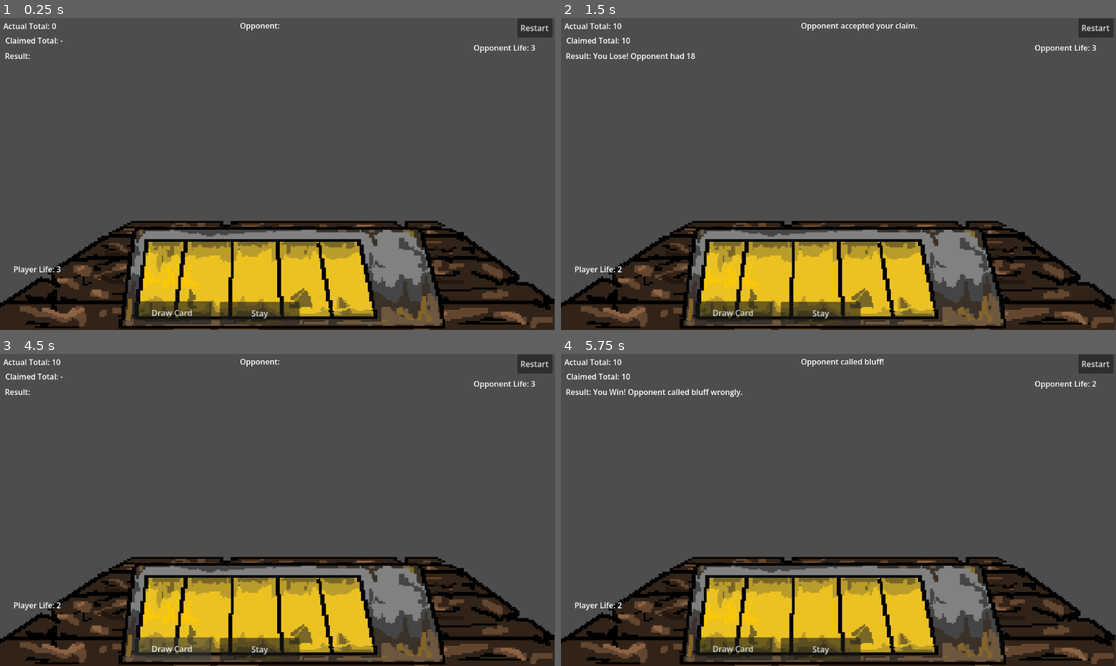
Above: before the commit, frames 1-4 (two rows, left to right).
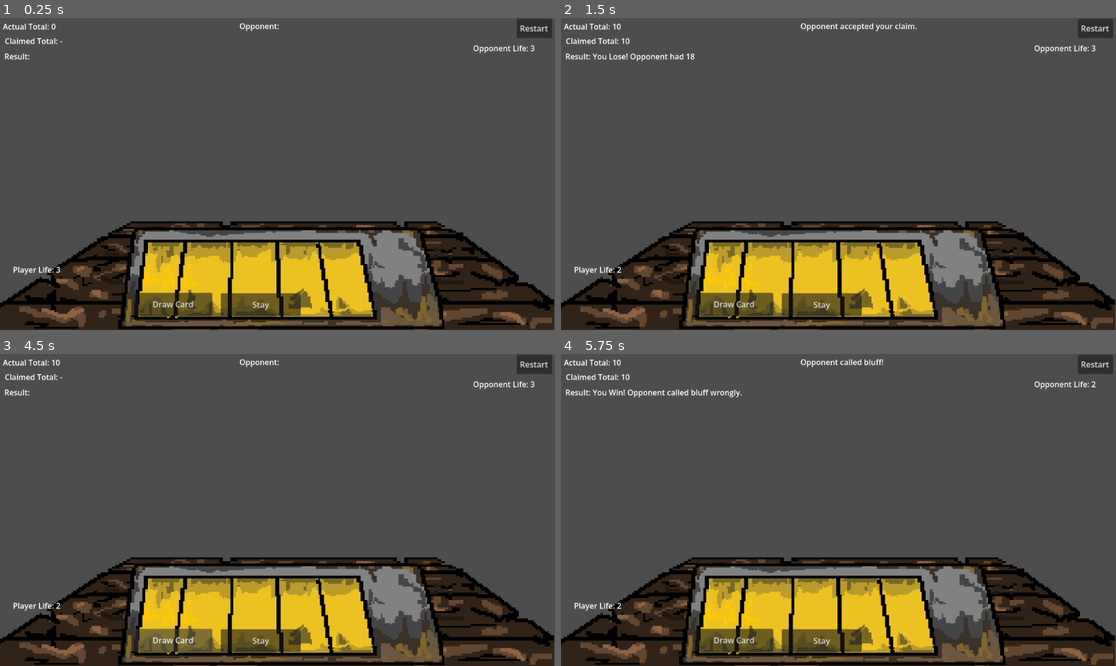
Above: after the commit, the same moments.

Repository: Yatagarasu163/BluffJack
Game: Godot game, scene res://Main.tscn
Same seed, same stepped clock (60 frames per second), same inputs: the game is played once before the commit and once after it.
Inputs:
- Up to frame 1 (0.25 s): no input
- Up to frame 2 (1.5 s): click "Draw Card" at 0.5 s; click "Stay" at 1.25 s
- Up to frame 3 (4.5 s): click "Restart" at 2 s; click "Restart" at 2.75 s; click "Restart" at 3.5 s; click "Draw Card" at 4.25 s
- Up to frame 4 (5.75 s): click "Stay" at 5 s

The runs differ from the first frame. In frame 1, 5.3% of the frame differs, in the area x 0-100%, y 0-100%; in frame 2, 5.6%; in frame 3, 5.4%; in frame 4, 5.7%.

Commit message:
Special Cursor Added

Diff:
--- /dev/null
+++ b/bluff-jack/Assets/Scripts/CustomCursor.gd
@@ -0,0 +1,4 @@
+extends Node2D
+
+func _process(_delta):
+	position = get_global_mouse_position()
--- a/bluff-jack/Assets/Scripts/PlayerControl.gd
+++ b/bluff-jack/Assets/Scripts/PlayerControl.gd
@@ -1,4 +1,11 @@
 extends Node2D
+
+#Scren Shake Values
+@export var shake_strength_min: float = 2.0
+@export var shake_strength_max: float = 6.0
+@export var shake_count: int = 4
+@export var shake_speed: float = 0.03
+@export var return_speed: float = 0.05
 
 #Life Counter
 var player_life = 3
@@ -16,10 +23,7 @@
 
 # starting the game
 func _ready():
-	#print(player_life_label);
-	print("I am: ", self);
-	print("My children: ", get_children());
-	print("Looking for: ", get_node_or_null("PlayerLifeLabel"));
+	Input.set_mouse_mode(Input.MOUSE_MODE_HIDDEN)
 	randomize()
 	start_match()
 
@@ -57,6 +61,8 @@
 	draw_cards();
 	actual_total = calculate_total();
 
+	screen_shake()
+
 	$ActualTotalLabel.text = "Actual Total: " + str(calculate_total());
 
 func draw_cards() -> void:
@@ -93,6 +99,7 @@
 	to_phase_2();
 	if game_over:
 		return
+	screen_shake()
 
 	claimed_total = actual_total
 	$ClaimedTotalLabel.text = "Claimed Total: " + str(claimed_total)
@@ -111,6 +118,7 @@
 func _on_bluff_button_pressed():
 	if game_over:
 		return
+	screen_shake()
 
 	$OpponentActionLabel.text = "Opponent: Enter bluff number and press Enter"
 
@@ -121,6 +129,7 @@
 func _on_bluff_input_text_submitted(new_text):
 	if game_over:
 		return
+	screen_shake()
 
 	if new_text.is_valid_int():
 		claimed_total = int(new_text)
@@ -241,3 +250,19 @@
 	$ActionButton/StayButton.disabled = not enabled
 	$BluffUI/BluffButton.disabled = not enabled
 	$BluffUI/Control/BluffInput.editable = enabled
+
+func screen_shake():
+	var original_pos = position
+
+	var tween = create_tween()
+
+	for i in range(shake_count):
+		var strength = randf_range(shake_strength_min,shake_strength_max)
+		var offset = Vector2(
+			randf_range(-strength, strength),
+			randf_range(-strength, strength)
+		)
+
+		tween.tween_property(self, "position", original_pos + offset, 0.03)
+	#Returning it to the original Position
+	tween.tween_property(self, "position", original_pos, 0.05)
--- a/bluff-jack/Main.tscn
+++ b/bluff-jack/Main.tscn
@@ -4,77 +4,82 @@
 [ext_resource type="Texture2D" uid="uid://ysn5gxf7npkb" path="res://Assets/environment/table reworked the looonnggg way now in 4k (2).png" id="2_r0du0"]
 [ext_resource type="Texture2D" uid="uid://cxbha1fqn4ido" path="res://Assets/environment/monitor upscaled.png" id="3_cm0pq"]
 [ext_resource type="Script" uid="uid://ny3drku50ag8" path="res://Assets/Scripts/MonitorCards.gd" id="4_cm0pq"]
+[ext_resource type="Texture2D" uid="uid://b0645ma48nxbt" path="res://Assets/ui/reticle.png" id="5_fos0i"]
+[ext_resource type="Script" uid="uid://d2o3ouomkml2m" path="res://Assets/Scripts/CustomCursor.gd" id="6_3dxm6"]
 
 [node name="Main" type="Node2D" unique_id=382712453]
 script = ExtResource("1_glv2v")
+shake_strength_max = 5.0
+shake_count = 3
+shake_speed = 0.02
 
 [node name="table" type="Sprite2D" parent="." unique_id=1488168273]
-position = Vector2(574.9583, 504.12494)
+position = Vector2(573.9583, 505.12497)
 scale = Vector2(0.96, 0.96)
 texture = ExtResource("2_r0du0")
 
 [node name="Monitor" type="Sprite2D" parent="." unique_id=615090485]
-position = Vector2(591.9583, 538.125)
+position = Vector2(590.9583, 539.125)
 scale = Vector2(0.93749994, 0.93749994)
 texture = ExtResource("3_cm0pq")
 
 [node name="ActualTotalLabel" type="Label" parent="." unique_id=707240355]
-offset_left = 6.958313
-offset_top = 5.125
-offset_right = 172.95831
-offset_bottom = 44.125
+offset_left = 5.958313
+offset_top = 6.125
+offset_right = 171.95831
+offset_bottom = 45.125
 text = "Actual Total:0"
 metadata/_edit_use_anchors_ = true
 
 [node name="ClaimedTotalLabel" type="Label" parent="." unique_id=1559161359]
-offset_left = 11.125
-offset_top = 35.333344
-offset_right = 157.125
-offset_bottom = 72.33334
+offset_left = 10.125
+offset_top = 36.333344
+offset_right = 156.125
+offset_bottom = 73.33334
 text = "Claimed Total: -"
 metadata/_edit_use_anchors_ = true
 
 [node name="ResultLabel" type="Label" parent="." unique_id=1979220070]
-offset_left = 10.083313
-offset_top = 66.58334
-offset_right = 63.083313
-offset_bottom = 89.58334
+offset_left = 9.083313
+offset_top = 67.58334
+offset_right = 62.083313
+offset_bottom = 90.58334
 text = "Result:"
 metadata/_edit_use_anchors_ = true
 
 [node name="OpponentActionLabel" type="Label" parent="." unique_id=1161481911]
-offset_left = 497.9583
-offset_top = 4.125
-offset_right = 675.9583
-offset_bottom = 45.125
+offset_left = 496.9583
+offset_top = 5.125
+offset_right = 674.9583
+offset_bottom = 46.125
 text = "Opponent :"
 metadata/_edit_use_anchors_ = true
 
 [node name="PlayerLifeLabel" type="Label" parent="." unique_id=1260512833]
-offset_left = 27.958313
-offset_top = 510.125
-offset_right = 177.95831
-offset_bottom = 547.125
+offset_left = 26.958313
+offset_top = 511.125
+offset_right = 176.95831
+offset_bottom = 548.125
 text = "Player Life: 3"
 metadata/_edit_use_anchors_ = true
 
 [node name="OpponentLifeLabel" type="Label" parent="." unique_id=1644546417]
-offset_left = 982.9583
-offset_top = 50.125
-offset_right = 1146.9583
-offset_bottom = 90.125
+offset_left = 981.9583
+offset_top = 51.125
+offset_right = 1145.9583
+offset_bottom = 91.125
 text = "Opponent Life: 3"
 metadata/_edit_use_anchors_ = true
 
 [node name="BluffUI" type="Node2D" parent="." unique_id=1918217277]
-position = Vector2(227.04166, 573.9166)
+position = Vector2(226.04166, 574.9166)
 scale = Vector2(1.0416666, 1.0416666)
 
 [node name="BluffButton" type="Button" parent="BluffUI" unique_id=61446488]
-offset_left = 394.91998
-offset_top = 15.640039
-offset_right = 556.92
-offset_bottom = 61.640038
+offset_left = 397.8
+offset_top = -1.6399612
+offset_right = 559.8
+offset_bottom = 44.36004
 text = "Bluff"
 metadata/_edit_use_anchors_ = true
 
@@ -103,27 +108,27 @@
 metadata/_edit_use_anchors_ = true
 
 [node name="ActionButton" type="Node2D" parent="." unique_id=1203750555]
-position = Vector2(-24, -24)
+position = Vector2(-25, -23)
 scale = Vector2(1.0416666, 1.0416666)
 
 [node name="DrawCardButton" type="Button" parent="ActionButton" unique_id=1605012144]
-offset_left = 288.91998
-offset_top = 587.64
-offset_right = 443.91998
-offset_bottom = 633.64
+offset_left = 291.8
+offset_top = 570.36
+offset_right = 446.8
+offset_bottom = 616.36
 text = "Draw Card"
 metadata/_edit_use_anchors_ = true
 
 [node name="StayButton" type="Button" parent="ActionButton" unique_id=1478570547]
-offset_left = 460.91998
-offset_top = 588.64
-offset_right = 619.92
-offset_bottom = 633.64
+offset_left = 463.8
+offset_top = 571.36
+offset_right = 622.8
+offset_bottom = 616.36
 text = "Stay"
 metadata/_edit_use_anchors_ = true
 
 [node name="RestartUI" type="Node2D" parent="." unique_id=1323523315]
-position = Vector2(-24, -24)
+position = Vector2(-25, -23)
 scale = Vector2(1.0416666, 1.0416666)
 
 [node name="RestartButton" type="Button" parent="RestartUI" unique_id=906117710]
@@ -135,7 +140,7 @@
 metadata/_edit_use_anchors_ = true
 
 [node name="MonitorCards" type="Node2D" parent="." unique_id=1026316270]
-position = Vector2(574.9584, 504.125)
+position = Vector2(573.9584, 505.125)
 script = ExtResource("4_cm0pq")
 
 [node name="Slot1" type="Marker2D" parent="MonitorCards" unique_id=1195413463]
@@ -153,6 +158,16 @@
 [node name="Slot5" type="Marker2D" parent="MonitorCards" unique_id=436614274]
 position = Vector2(146.99994, 27)
 
+[node name="CursorHolder" type="Node2D" parent="MonitorCards" unique_id=1024529536]
+
+[node name="Cursor" type="Sprite2D" parent="MonitorCards/CursorHolder" unique_id=1034274019]
+z_index = 100
+position = Vector2(-500, -10)
+scale = Vector2(2, 2)
+texture = ExtResource("5_fos0i")
+centered = false
+script = ExtResource("6_3dxm6")
+
 [connection signal="pressed" from="BluffUI/BluffButton" to="." method="_on_bluff_button_pressed"]
 [connection signal="text_submitted" from="BluffUI/Control/BluffInput" to="." method="_on_bluff_input_text_submitted"]
 [connection signal="pressed" from="ActionButton/DrawCardButton" to="." method="_on_draw_card_button_pressed"]
Not shown, added: bluff-jack/Assets/Scripts/CustomCursor.gd.uid
